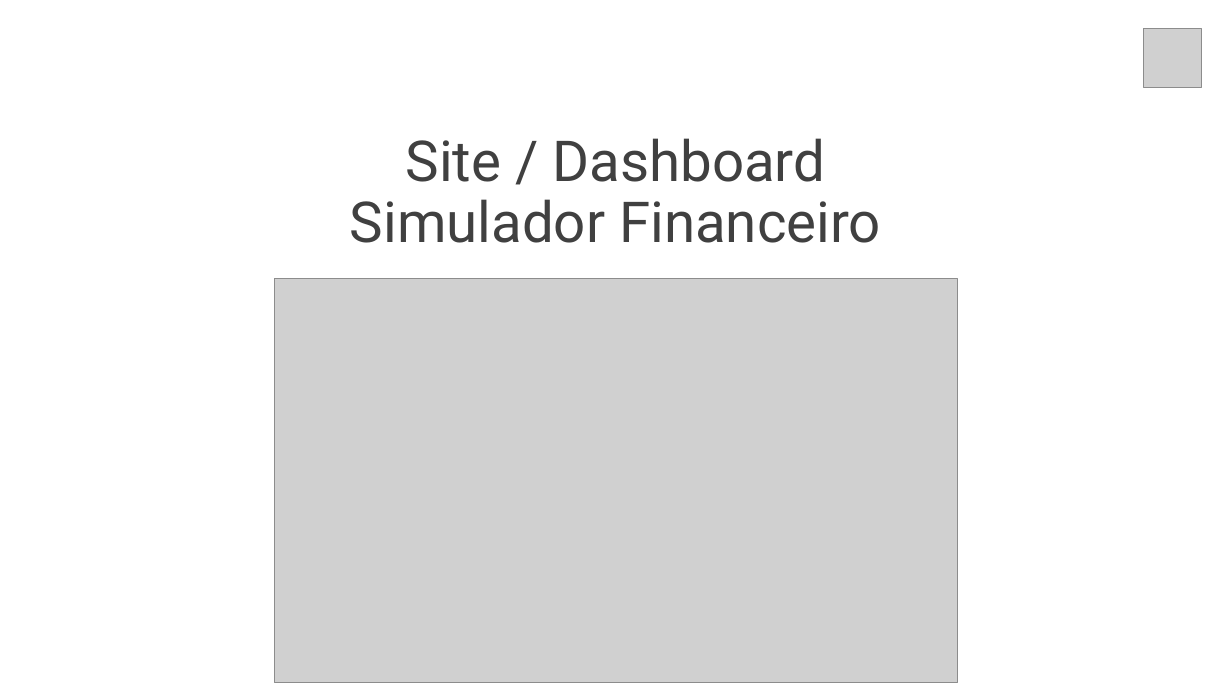
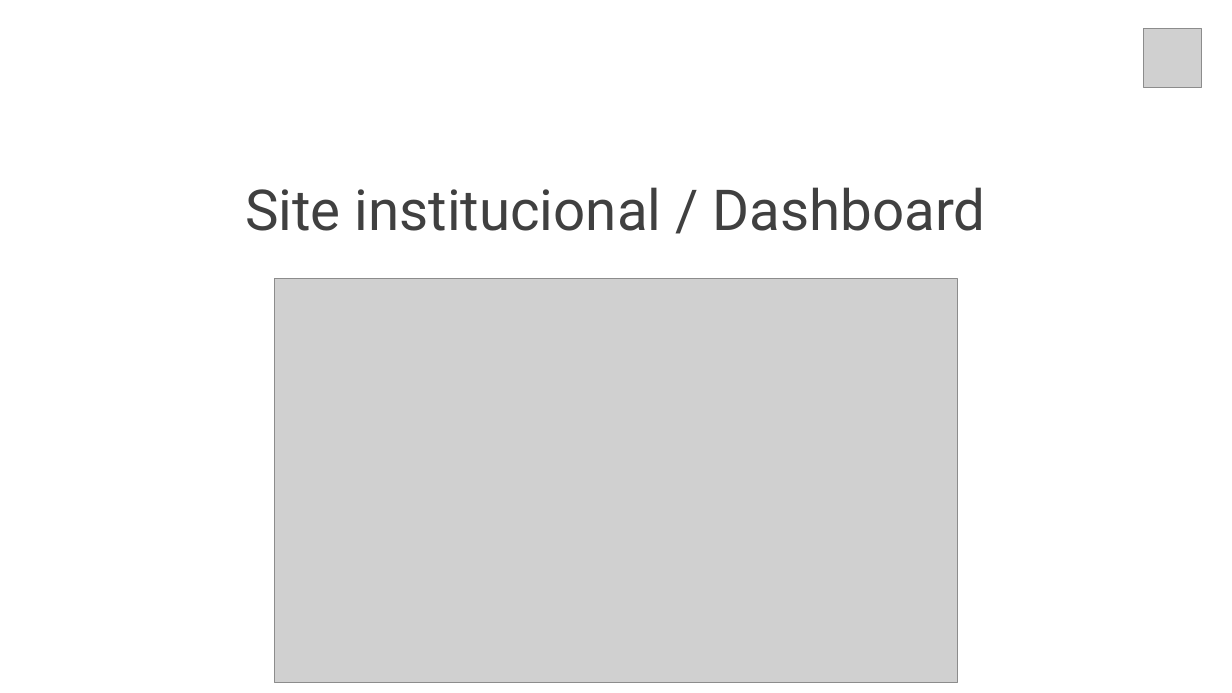
Before and after one commit to gui-ss/projeto-bandtec, a slide deck: slide 24 of documentacao/chameleon.pptx (slide 20 before the commit). Drawn at 1232x693 pixels with LibreOffice and Linux fonts; fonts in the diff are those of the drawing; grey boxes stand for pictures. Boxes give left, top, right and bottom in pixels: in the first picture for what was removed or moved away, otherwise in the second. Text is boxed around its words. In the diff, an @@ line names an element or a change of style, - is before the commit and + after.

```diff
--- a/documentacao/chameleon.pptx
+++ b/documentacao/chameleon.pptx
@@ title at box(245, 187, 986, 231): text changed @@
-Site / Dashboard
-Simulador Financeiro
+Site institucional / Dashboard
```
Also in this commit, not shown: 9 slides added, 3 slides removed.
